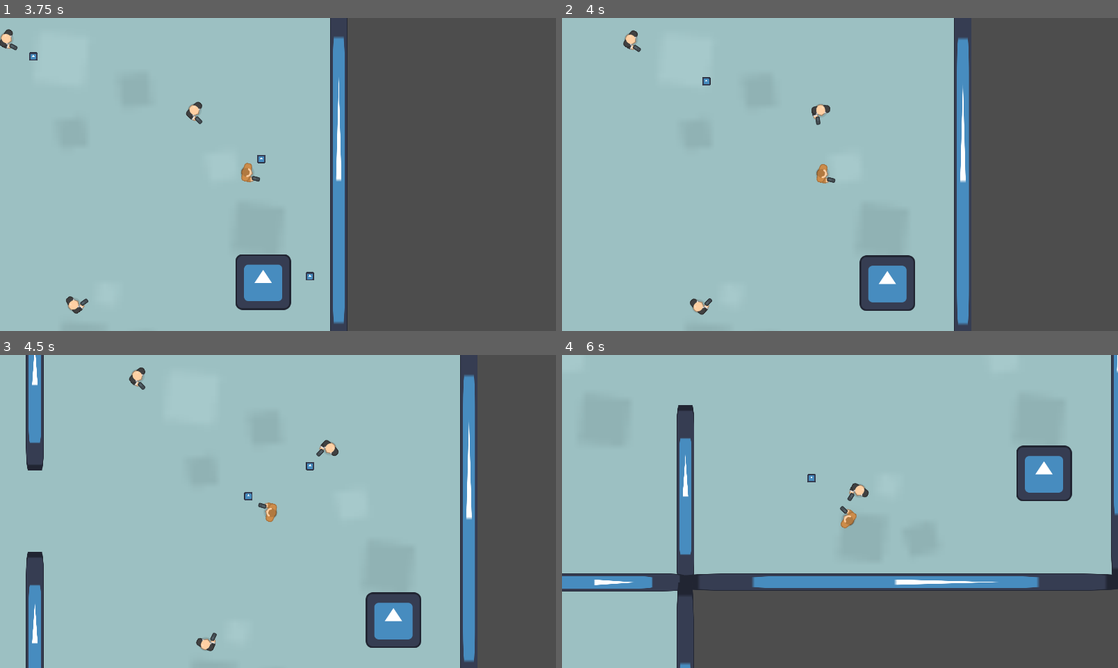
Above: before the commit, frames 1-4 (two rows, left to right).
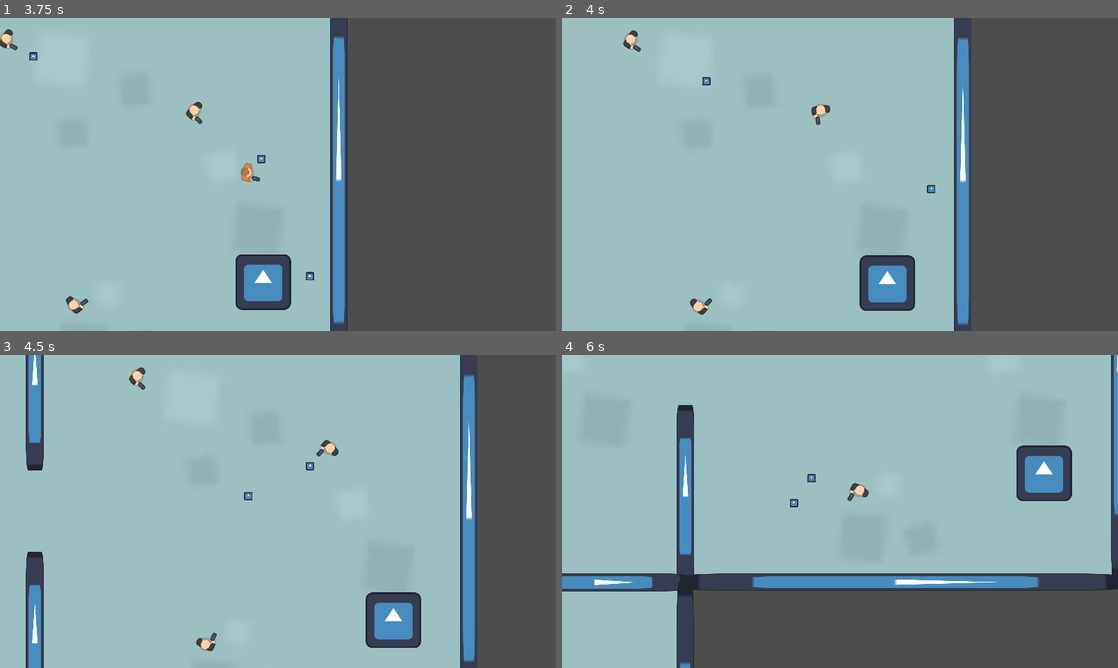
Above: after the commit, the same moments.

Repository: dmq262/Shadow-Stallion
Game: Godot game, scene res://scenes/main.tscn
Same seed, same stepped clock (60 frames per second), same inputs: the game is played once before the commit and once after it. The engine's default icon, where the game draws it, is replaced by a stand-in: a white triangle on a blue panel in a dark square. Sound files missing from this copy of the repository are replaced by a short silence.
Inputs (mouse positions are in pixels of both pictures, inside the frame that each line leads up to):
- Up to frame 1 (3.75 s): move the mouse to (400, 158) at 0.52 s; hold D (move_right) 0.53-1.28 s; tap Shift (dash) at 0.6, 2.1, 3.6 s; move the mouse to (166, 190) at 1.27 s; hold S (move_down) 1.28-2.03 s; click (166, 190) at 1.35 s; move the mouse to (333, 105) at 2.02 s; hold D (move_right) 2.03-2.78 s; move the mouse to (250, 237) at 2.77 s; hold W (move_up) 2.78-3.53 s; click (250, 237) at 2.85 s; move the mouse to (444, 221) at 3.52 s; hold A (move_left) from 3.53 s (still down)
- Up to frame 2 (4 s): keep holding A (move_left)
- Up to frame 3 (4.5 s): keep holding A (move_left); move the mouse to (111, 464) at 4.27 s; click (111, 464) at 4.35 s
- Up to frame 4 (6 s): move the mouse to (867, 511) at 5.02 s; release A (move_left) at 5.03 s; hold S (move_down) 5.03-5.78 s; tap Shift (dash) at 5.1 s; move the mouse to (756, 433) at 5.77 s; hold D (move_right) from 5.78 s (still down); click (756, 433) at 5.85 s

Frame 1 is identical in both runs. In frame 2, 0.2% of the frame differs, in the area x 45-68%, y 46-56%; in frame 3, 0.1%; in frame 4, 0.2%.

Commit message:
Update bullet.gd

Diff:
--- a/scenes/bullet.gd
+++ b/scenes/bullet.gd
@@ -22,6 +22,6 @@
 		body.queue_free()
 		queue_free()
 	elif body.is_in_group("player") and is_in_group("enemy_bullet"):
-		queue_free()
+		body.hide()
 	elif body.is_in_group("wall"):
 		queue_free()
